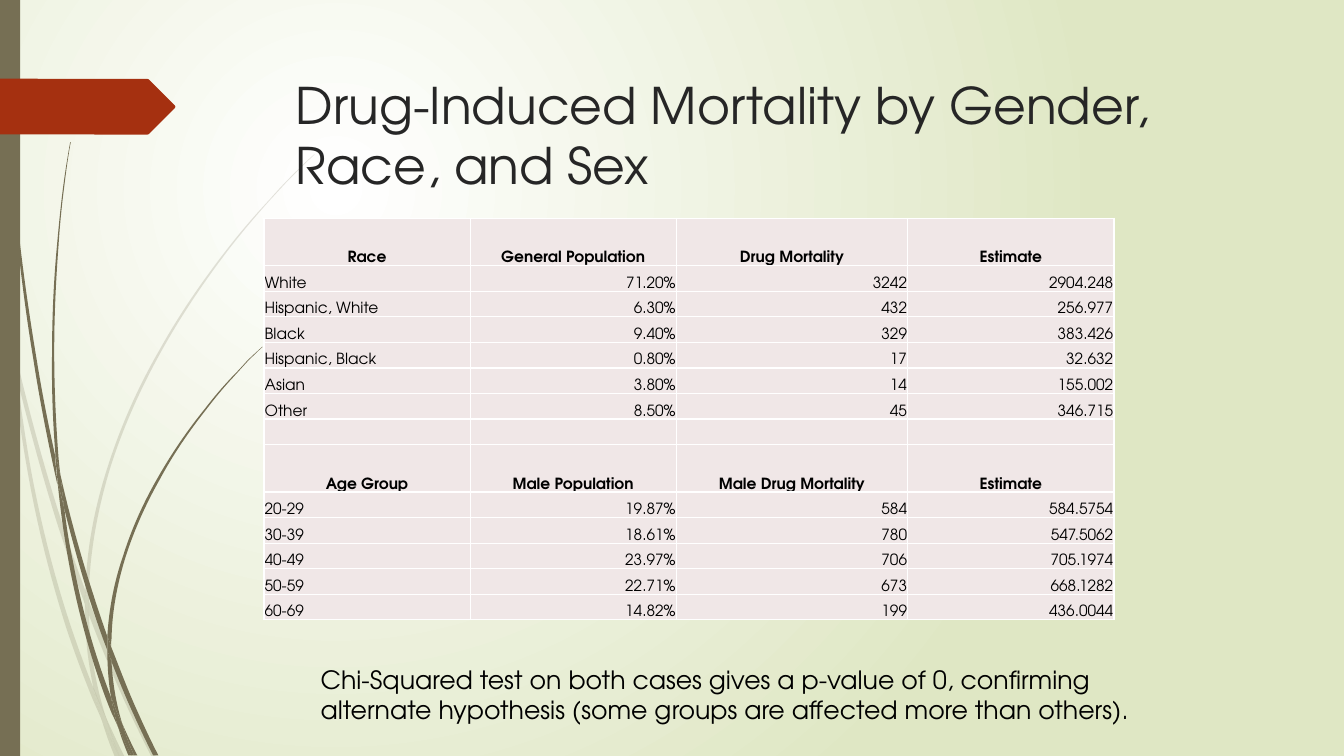
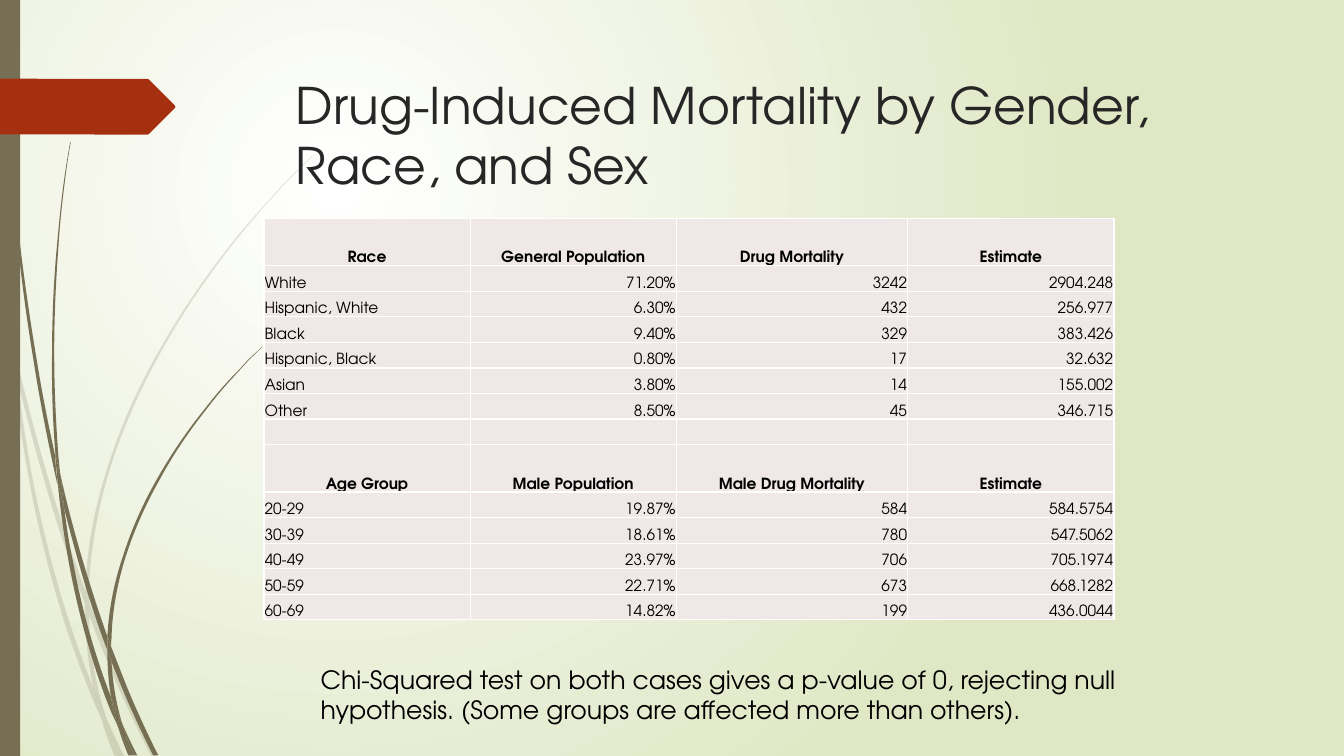
Before and after one commit to yayunl/DataViz-Project1, a slide deck: slide 13 of Drug Mortality and Socio-Economic conditions in Connecticut.pptx. Drawn at 1344x756 pixels with LibreOffice and Linux fonts; fonts in the diff are those of the drawing. Boxes give left, top, right and bottom in pixels: in the first picture for what was removed or moved away, otherwise in the second. Text is boxed around its words. In the diff, an @@ line names an element or a change of style, - is before the commit and + after.

Commit message:
rearranged slides

```diff
--- a/Drug Mortality and Socio-Economic conditions in Connecticut.pptx
+++ b/Drug Mortality and Socio-Economic conditions in Connecticut.pptx
@@ text at <box>321,670,1115,725</box>: text changed @@
-Chi-Squared test on both cases gives a p-value of 0, confirming alternate hypothesis (some groups are affected more than others).
+Chi-Squared test on both cases gives a p-value of 0, rejecting null hypothesis. (Some groups are affected more than others).
```
